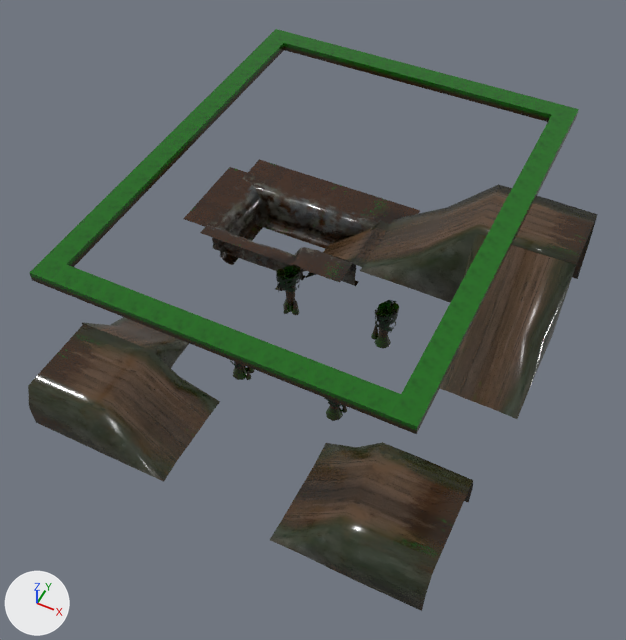
Renders of the FBX model Assets/Scenes/W4_Spring/stage_fbx/Stage_Block_4_4.fbx from each side of a commit.
Rendered twice from a 50 mm lens placed at (263.5, -52.5, 68.6), pointed at (238.3, -1.9, 5.5). The axes (+X, +Y, +Z) are drawn at lower left. The lights are the same throughout. Where no turn or scale is listed for an object, it has been applied to the vertices. Vertices at the same position are counted once.

Names of what the first picture shows: 'Stage_Block_4_4_1', 'Stage_Block_4_4_2'.
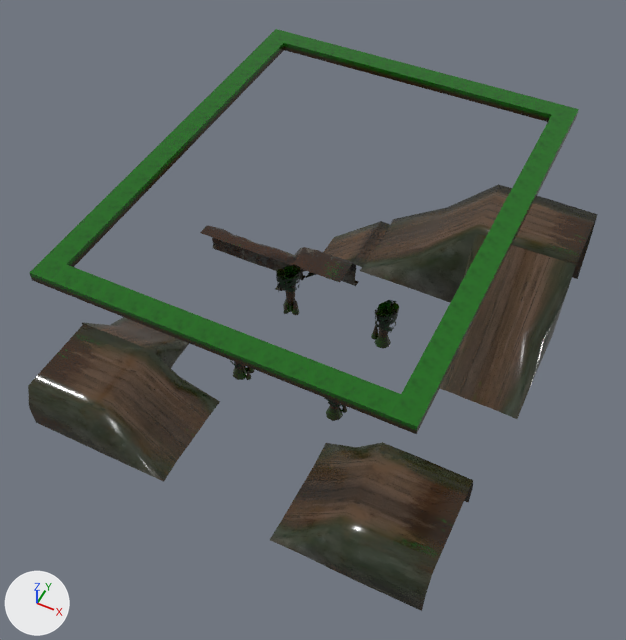
Where the newer file only moved an object's origin or applied its transform, the numbers keep the older frame.

What differs and where, as boxes [x1, y1, x2, y2] in the pictures (626 x 640 px):
'Stage_Block_4_4_1', reshaped: before [28, 159, 598, 611]; after [28, 184, 598, 611]
part 1 of me_mesh, deleted: before [243, 159, 420, 249]
part 2 of me_mesh, deleted: before [183, 167, 263, 265]

What the commit changed:
me_mesh has 1188 vertices, 942 faces and spans x -22.2..22.2, y -23.0..23.0, z -7.5..7.5.
me_mesh is used by ob_stage_block_4_4_1; location (237.3, 0.9, 2.5).
me_mesh part 1: the loose piece of 176 vertices spanning x -19.7..2.4, y 16.6..23.0, z -7.5..-2.6 is deleted.
me_mesh part 2: the loose piece of 99 vertices spanning x -22.2..-15.9, y 9.1..20.2, z -7.5..-2.7 is deleted.
